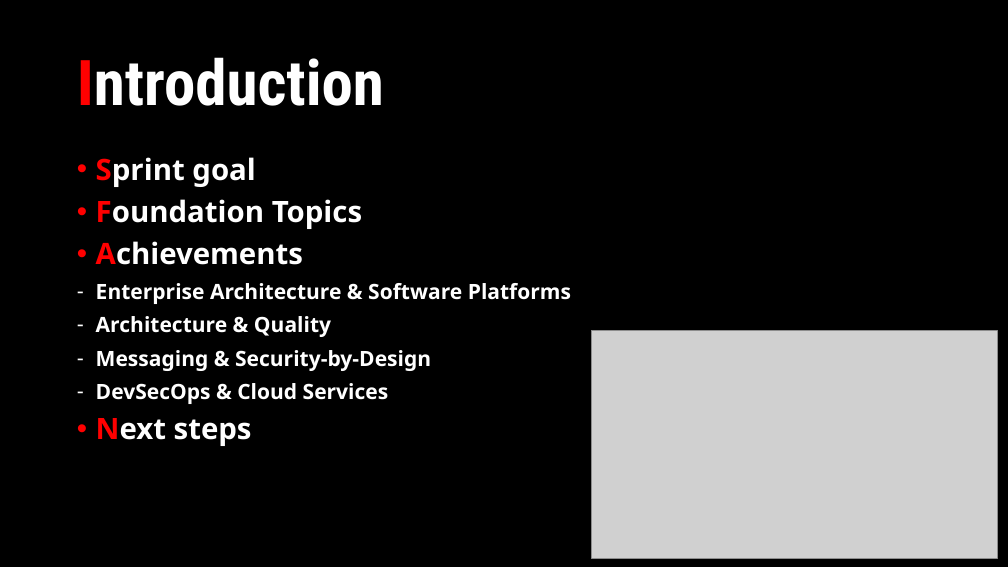
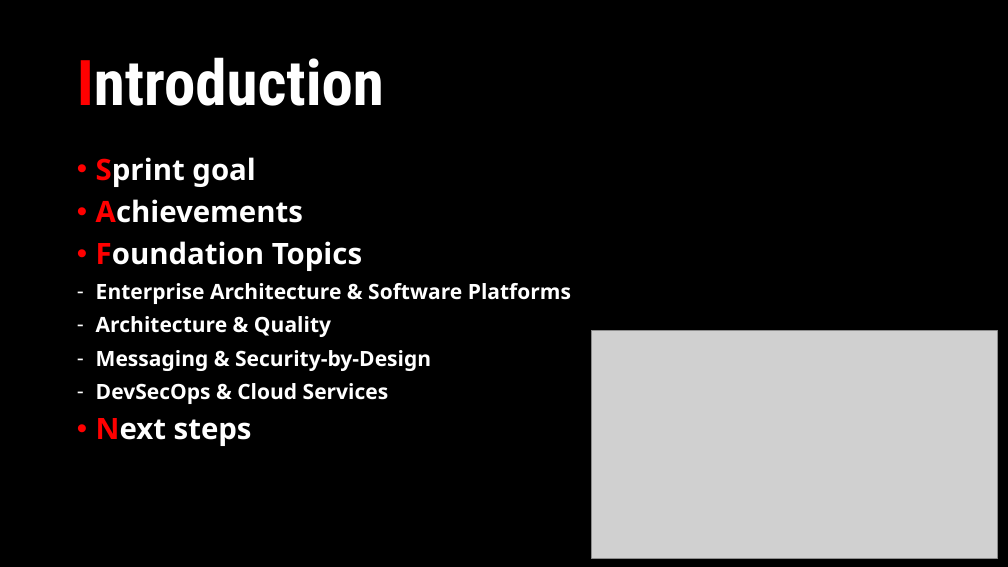
Before and after one commit to Netflix-Clone-MicFlix/Documentation, a slide deck: slide 2 of Sprint presentations/Individual_Project-Sprint1.pptx. Drawn at 1008x567 pixels with LibreOffice and Linux fonts; fonts in the diff are those of the drawing; grey boxes stand for pictures. Boxes give left, top, right and bottom in pixels: in the first picture for what was removed or moved away, otherwise in the second. Text is boxed around its words. In the diff, an @@ line names an element or a change of style, - is before the commit and + after.

```diff
--- a/Sprint presentations/Individual_Project-Sprint1.pptx
+++ b/Sprint presentations/Individual_Project-Sprint1.pptx
@@ text at (x1=96, y1=199, x2=303, y2=223): paragraph added @@
+• Achievements
@@ text at (x1=96, y1=241, x2=303, y2=265): paragraph removed @@
-• Achievements
```
